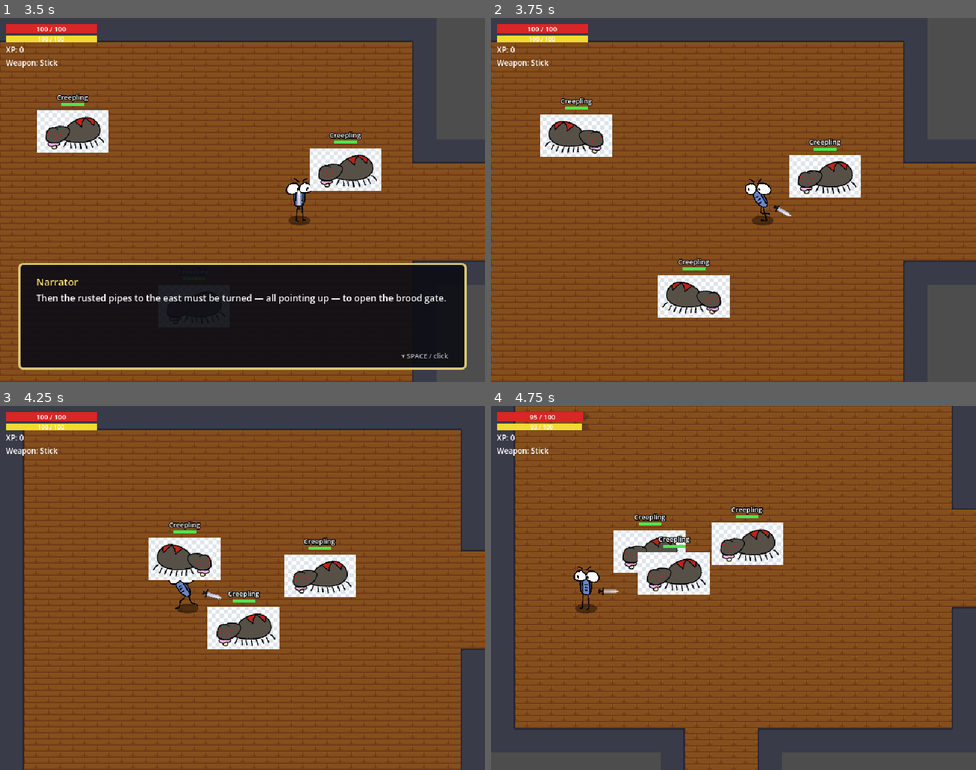
Above: before the commit, frames 1-4 (two rows, left to right).
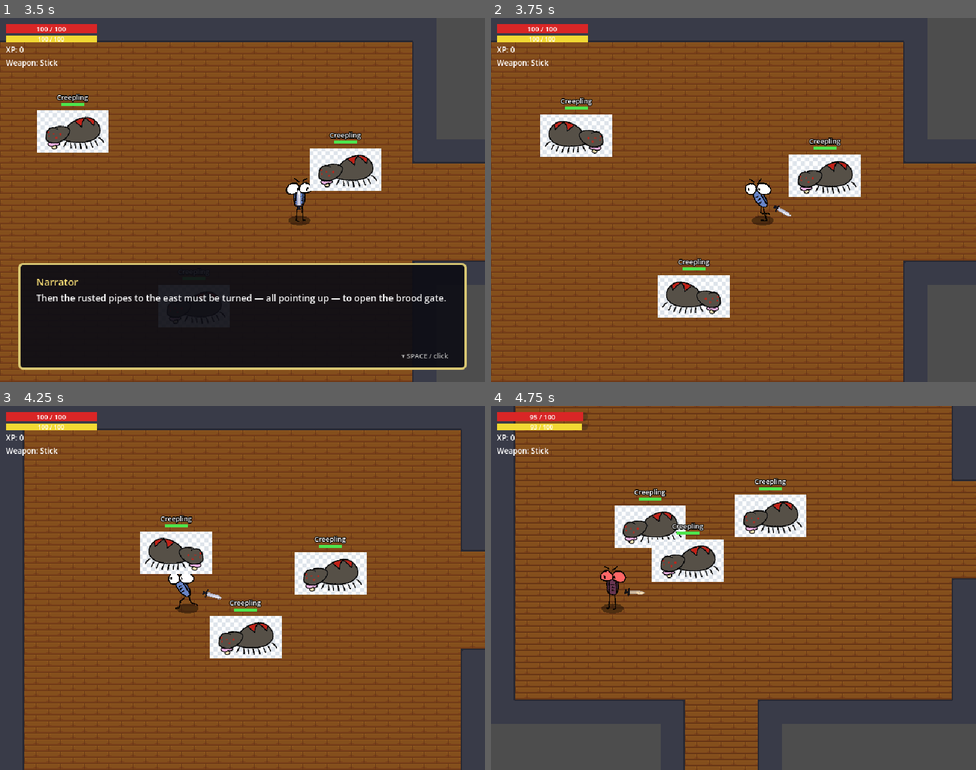
Above: after the commit, the same moments.

Repository: lulixs/gravic-hackathon-2026
Game: Godot game, scene res://levels/level_1_basement.tscn
Same seed, same stepped clock (60 frames per second), same inputs: the game is played once before the commit and once after it. This scene is started directly instead of the project's main scene.
Inputs (mouse positions are in pixels of both pictures, inside the frame that each line leads up to):
- Up to frame 1 (3.5 s): tap Enter at 0.5, 2.75 s; move the mouse to (349, 181) at 0.52 s; hold D (right) 0.53-1.25 s; hold Space (advance_dialogue) 0.53-1.25 s; click (349, 181) at 0.67 s; drag from (145, 218) to (300, 200) at 1.27 s; tap Space (advance_dialogue) at 2 s; move the mouse to (291, 119) at 2.02 s; hold D (right) 2.03-2.75 s; hold Right mouse button (block) 2.03-2.75 s; drag from (218, 272) to (72, 130) at 2.77 s
- Up to frame 2 (3.75 s): tap Space (advance_dialogue) at 3.5 s; move the mouse to (879, 254) at 3.52 s; hold A (left) from 3.53 s (still down); hold E (interact) from 3.53 s (still down)
- Up to frame 3 (4.25 s): keep holding A (left); keep holding E (interact)
- Up to frame 4 (4.75 s): release A (left) at 4.25 s; release E (interact) at 4.25 s; drag from (588, 533) to (733, 628) at 4.27 s

Frame 1 is identical in both runs. In frame 2, 0.4% of the frame differs, in the area x 13-77%, y 28-82%; in frame 3, 5.4%; in frame 4, 35%, in the area x 4-100%, y 0-100%.

Commit message:
Tune drops, Broodmother sacs, and cobweb slow
- Health orbs now drop 50% of the time per kill (XP still every kill)
- Broodmother keeps at most ONE egg sac alive at a time (frees the slot on its death)
- Cobwebs now slow enemies too (~12%), not just the player; spiders crawl in webs.
  Her spawned cobwebs already use the same cobweb scene as the placed ones.
- Baby spiders are slightly slower (chase 170 -> 140)

Co-Authored-By: Claude Opus 4.8 <noreply@anthropic.com>

Diff:
--- a/project.godot
+++ b/project.godot
@@ -23,6 +23,7 @@
 
 window/size/viewport_width=640
 window/size/viewport_height=480
+window/size/mode=3
 window/size/extend_to_title=true
 window/size/window_width_override=1600
 window/size/window_height_override=1200
--- a/scripts/baby_spider.gd
+++ b/scripts/baby_spider.gd
@@ -2,7 +2,7 @@
 
 @export var docile := false
 @export var move_speed := 50.0     # idle wander speed
-@export var chase_speed := 170.0   # speed when hunting the player (was tied to move_speed)
+@export var chase_speed := 140.0   # speed when hunting the player (was tied to move_speed)
 @export var chase_radius := 150.0
 @export var wander_change_interval := 2.0
 @export var target_height := 56.0   # on-screen height of the spider in pixels
@@ -76,7 +76,7 @@
 		_wander_timer -= delta
 		if _wander_timer <= 0.0:
 			_pick_wander_dir()
-		target_vel = _wander_dir * move_speed * 0.6
+		target_vel = _wander_dir * move_speed * 0.6 * cobweb_factor()
 	else:
 		# room-based aggro: if you're in this spider's room, it hunts you anywhere in it
 		if player_in_same_room():
@@ -85,7 +85,7 @@
 			_wander_timer -= delta
 			if _wander_timer <= 0.0:
 				_pick_wander_dir()
-			target_vel = _wander_dir * move_speed * 0.6
+			target_vel = _wander_dir * move_speed * 0.6 * cobweb_factor()
 
 	velocity = velocity.move_toward(target_vel, 600.0 * delta)
 	move_and_slide()
--- a/scripts/cobweb.gd
+++ b/scripts/cobweb.gd
@@ -5,14 +5,18 @@
 
 func _ready() -> void:
 	collision_layer = 0
-	collision_mask = 1
+	collision_mask = 1 | 2   # detect the player (layer 1) AND enemies (layer 2)
 	body_entered.connect(_on_body_entered)
 	body_exited.connect(_on_body_exited)
 
 func _on_body_entered(body: Node) -> void:
 	if body.is_in_group("player") and "cobwebbed" in body:
 		body.cobwebbed = true
+	elif body.is_in_group("enemy") and body.has_method("enter_cobweb"):
+		body.enter_cobweb()
 
 func _on_body_exited(body: Node) -> void:
 	if body.is_in_group("player") and "cobwebbed" in body:
 		body.cobwebbed = false
+	elif body.is_in_group("enemy") and body.has_method("exit_cobweb"):
+		body.exit_cobweb()
--- a/scripts/enemy_base.gd
+++ b/scripts/enemy_base.gd
@@ -6,7 +6,7 @@
 @export var max_hp := 30.0
 @export var contact_damage := 10.0
 @export var xp_value := 25
-@export var health_drop_chance := 0.2
+@export var health_drop_chance := 0.5
 @export var i_frame_duration := 0.3
 @export var health_bar_width := 30.0
 @export var health_bar_offset_y := -22.0
@@ -23,6 +23,7 @@
 var _blink_accum := 0.0
 var _kb_timer := 0.0
 var _player_excepted := false
+var _cobweb_count := 0   # how many cobwebs we're currently standing in
 var _hitbox: Area2D
 var _sprite: Node  # Node2D or ColorRect — anything with modulate
 var _hb_bg: ColorRect
@@ -102,7 +103,18 @@
 		return Vector2.ZERO
 	var dir := to / d
 	var err := d - chase_standoff   # >0 too far (approach), <0 too close (back off)
-	return dir * clampf(err * 6.0, -speed * 0.6, speed)
+	return dir * clampf(err * 6.0, -speed * 0.6, speed) * cobweb_factor()
+
+# Cobwebs (cobweb.gd) call enter/exit as enemies walk in and out. While webbed,
+# movement is crushed to ~12% — the same massive drag the player feels.
+func cobweb_factor() -> float:
+	return 0.12 if _cobweb_count > 0 else 1.0
+
+func enter_cobweb() -> void:
+	_cobweb_count += 1
+
+func exit_cobweb() -> void:
+	_cobweb_count = max(_cobweb_count - 1, 0)
 
 # ---------------- health bar ----------------
 
--- a/scripts/mother_spider.gd
+++ b/scripts/mother_spider.gd
@@ -9,7 +9,7 @@
 @export var move_speed := 34.0
 @export var sack_interval := 7.0
 @export var web_interval := 4.0
-@export var max_sacks := 2
+@export var max_sacks := 1   # never more than one of her egg sacs alive at a time
 @export var engage_radius := 420.0  # only wakes once the player is in her chamber AND near
 
 var _player: Node2D
@@ -70,6 +70,8 @@
 	get_parent().add_child(s)
 	s.global_position = global_position + Vector2(randf_range(-70, 70), randf_range(-50, 50))
 	_sacks += 1
+	# free the slot when this sac is destroyed so she can plant a fresh one (but only one)
+	s.died.connect(func() -> void: _sacks = max(_sacks - 1, 0))
 
 func _spit_web() -> void:
 	var w := WEB.instantiate()
Not shown: 1 places in levels/level_2_garden.tscn that only renumber resources
